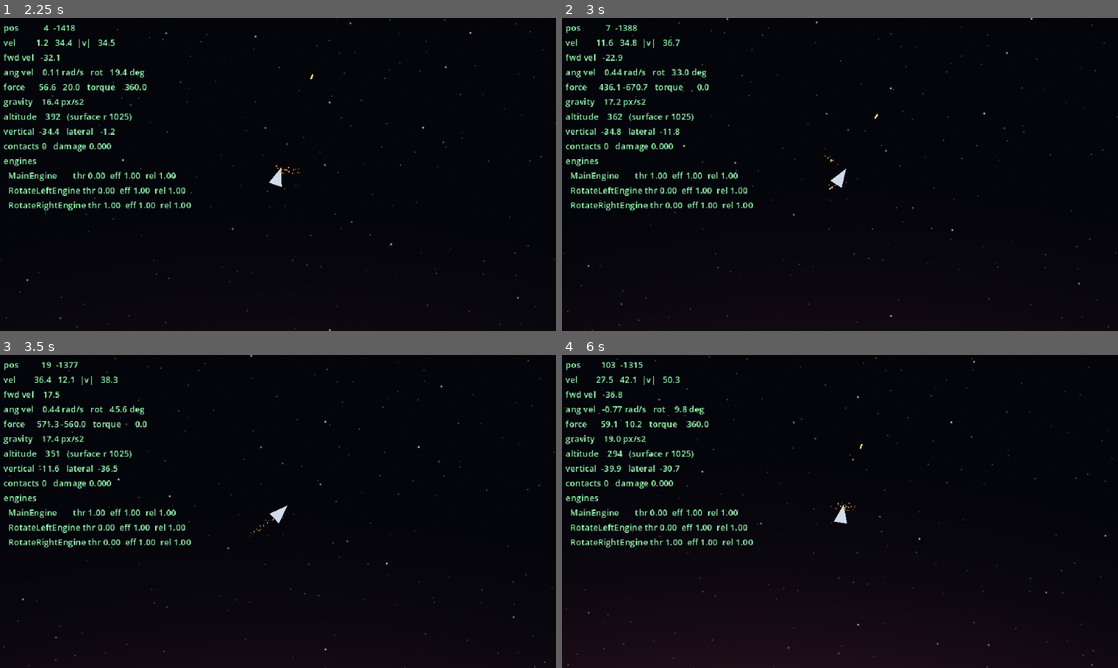
Above: before the commit, frames 1-4 (two rows, left to right).
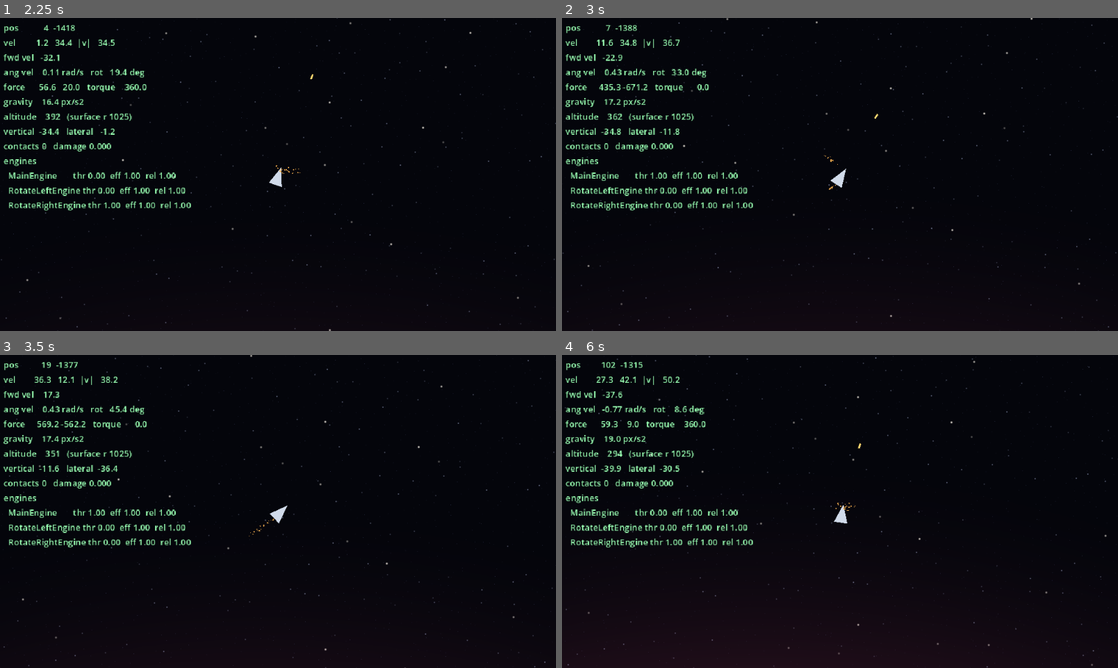
Above: after the commit, the same moments.

Repository: wroniasty/stardust
Game: Godot game, scene res://scenes/world.tscn
The game is run twice, just before and just after one commit, with the same random seed, the same clock (stepped at 60 frames per second) and the same inputs.
Inputs:
- Up to frame 1 (2.25 s): hold D (ship_rotate_right) 0.53-1.28 s; hold Space (ship_fire) 0.53-1.28 s; hold A (ship_rotate_left) 1.28-2.03 s; tap Space (ship_fire) at 1.35 s; hold D (ship_rotate_right) from 2.03 s (still down); hold Space (ship_fire) from 2.03 s (still down)
- Up to frame 2 (3 s): release D (ship_rotate_right) at 2.78 s; release Space (ship_fire) at 2.78 s; hold W (ship_thrust) from 2.78 s (still down); tap Space (ship_fire) at 2.85 s
- Up to frame 3 (3.5 s): keep holding W (ship_thrust)
- Up to frame 4 (6 s): release W (ship_thrust) at 3.53 s; hold Space (ship_fire) 3.53-4.28 s; hold A (ship_rotate_left) 3.53-5.78 s; tap Space (ship_fire) at 4.35, 5.85 s; hold Space (ship_fire) 5.03-5.78 s; hold D (ship_rotate_right) from 5.78 s (still down)

Frame 1 is identical in both runs. In frame 2, less than 0.1% of the frame differs, in the area x 8-16%, y 16-24%; in frame 3, 0.1%; in frame 4, 0.3%, in the area x 8-71%, y 2-59%.

Commit message:
Atmosphere damps rotation too, at half the linear coefficient
Spin was not damped anywhere: the shells only set linear_damp_space_override,
the angular override stayed at its default DISABLED, and the project's default
angular damp is 0. A ship set spinning kept exactly the same rate in the
thickest air as in vacuum. That was an omission, not a decision.

Shells now set angular_damp to half their linear coefficient on the same
3/25/100% profile. Half rather than equal because low over a planet is where
the pilot most needs to point the ship, and the stock rotational engines only
make 60 units of thrust each.

The angular override is set explicitly even though the value would otherwise
come from the default: Area2D.angular_damp defaults to 1.0, so leaving the
override alone parks a very strong damping value on every shell waiting to be
switched on by accident.

Smoke test gained two phases that differ only in air: a ship spun at 2 rad/s
inside the atmosphere slows to 1.766 in one second, the same ship outside it
holds 2.000 exactly. The shell check also asserts every shell damps spin less
than motion and overrides angular damping explicitly. 61 checks pass.

Co-Authored-By: Claude Opus 5 <noreply@anthropic.com>

Diff:
--- a/scripts/planet.gd
+++ b/scripts/planet.gd
@@ -30,6 +30,12 @@
 
 ## Drag of the densest shell at full atmospheric density, as Area2D linear_damp.
 const MAX_ATMOSPHERE_DAMP: float = 2.0
+
+## Angular drag as a fraction of the linear drag on the same shell. Air resists
+## a spin as well as a push, but deliberately less: low over a planet is exactly
+## where the pilot needs to point the ship precisely, and the stock rotational
+## engines only make 60 units of thrust each.
+const ANGULAR_DAMP_RATIO: float = 0.5
 
 @export var planet_seed: int = 0
 
@@ -236,6 +242,11 @@
 	shell.gravity_space_override = Area2D.SPACE_OVERRIDE_DISABLED
 	shell.linear_damp_space_override = Area2D.SPACE_OVERRIDE_COMBINE_REPLACE
 	shell.linear_damp = MAX_ATMOSPHERE_DAMP * atmosphere_density * profile.y
+	# Both overrides are set explicitly. Area2D.angular_damp defaults to 1.0,
+	# so leaving the override alone parks a very strong value on every shell
+	# waiting to be switched on by accident.
+	shell.angular_damp_space_override = Area2D.SPACE_OVERRIDE_COMBINE_REPLACE
+	shell.angular_damp = shell.linear_damp * ANGULAR_DAMP_RATIO
 	# Inner shells are listed last and must win: higher priority is processed
 	# first, and COMBINE_REPLACE then ignores every thinner shell around it.
 	shell.priority = index + 1
--- a/tools/smoke_test.gd
+++ b/tools/smoke_test.gd
@@ -24,6 +24,10 @@
 ## How far above the local ground the landing test drops the ship.
 const DROP_HEIGHT: float = 60.0
 
+## Spin handed to the ship in the two damping phases, in rad/s.
+const SPIN_START: float = 2.0
+const SPIN_TICKS: int = 60
+
 ## Tilt of the dropped ship, so touchdown happens on one corner.
 const LANDING_TILT: float = 0.45
 
@@ -34,7 +38,8 @@
 ## loop like everything else: nodes added from _initialize() are not in the
 ## tree yet, so a planet queried there would still hold its default parameters
 ## instead of the ones _ready() rolls from the seed.
-enum Phase { FIELD, TERRAIN, MAIN_ENGINE, TURN_RIGHT, TURN_LEFT, FREE_FALL, ORBIT, LANDING, WEAPON, DONE }
+enum Phase { FIELD, TERRAIN, MAIN_ENGINE, TURN_RIGHT, TURN_LEFT, FREE_FALL, ORBIT,
+	SPIN_IN_AIR, SPIN_IN_VACUUM, LANDING, WEAPON, DONE }
 
 var _phase: int = Phase.FIELD
 var _ticks: int = 0
@@ -46,6 +51,8 @@
 var _orbit_max: float = 0.0
 var _ground_radius: float = 0.0
 var _landing_deepest: float = 0.0
+var _spin_in_air: float = 0.0
+var _spin_in_vacuum: float = 0.0
 var _peak_rebound: float = 0.0
 var _peak_spin: float = 0.0
 var _touched_down: bool = false
@@ -146,6 +153,17 @@
 			"%s drags harder than the shell above it (%.3f)" % [shell.name, shell.linear_damp],
 		)
 		_expect(shell.priority > previous_priority, "%s outranks the shell above it" % shell.name)
+		# Air must resist a spin, but always less than it resists a push.
+		_expect(
+			shell.angular_damp > 0.0 and shell.angular_damp < shell.linear_damp,
+			"%s damps spin weaker than motion (%.3f vs %.3f)" % [
+				shell.name, shell.angular_damp, shell.linear_damp,
+			],
+		)
+		_expect(
+			shell.angular_damp_space_override == Area2D.SPACE_OVERRIDE_COMBINE_REPLACE,
+			"%s overrides angular damping explicitly" % shell.name,
+		)
 		previous_damp = shell.linear_damp
 		previous_priority = shell.priority
 
@@ -222,6 +240,8 @@
 	match _phase:
 		Phase.FIELD, Phase.TERRAIN:
 			return 1
+		Phase.SPIN_IN_AIR, Phase.SPIN_IN_VACUUM:
+			return SPIN_TICKS
 		Phase.LANDING:
 			return LANDING_TICKS
 		Phase.WEAPON:
@@ -282,6 +302,16 @@
 			_round_container = _ship.projectile_container()
 			_round_container.child_entered_tree.connect(_on_round_spawned)
 			_ship.fire_command = true
+		Phase.SPIN_IN_AIR:
+			# Above the tallest possible mountain but well inside the air, so
+			# the only thing that can slow the spin is drag.
+			_ship.global_position = _planet.global_position + Vector2.UP * (_planet.terrain_ceiling() + 60.0)
+			_ship.angular_velocity = SPIN_START
+		Phase.SPIN_IN_VACUUM:
+			# Outside the atmosphere but still inside the gravity well, so the
+			# two phases differ in air and nothing else.
+			_ship.global_position = _planet.global_position + Vector2.UP * (_planet.surface_radius * 2.5)
+			_ship.angular_velocity = SPIN_START
 		Phase.LANDING:
 			_ground_radius = _find_ground(_planet, -PI * 0.5)
 			_ship.global_position = _planet.global_position + Vector2.UP * (_ground_radius + DROP_HEIGHT)
@@ -341,6 +371,28 @@
 					_elapsed, drift * 100.0, _orbit_min, _orbit_max,
 				],
 			)
+		Phase.SPIN_IN_AIR:
+			_spin_in_air = _ship.angular_velocity
+			_expect(
+				_planet.altitude_at(_ship.global_position) < _planet.atmosphere_height,
+				"the spinning ship is inside the atmosphere",
+			)
+			_expect(
+				_spin_in_air < SPIN_START * 0.95,
+				"air slows a spin (%.3f -> %.3f rad/s in %.1f s)" % [SPIN_START, _spin_in_air, _elapsed],
+			)
+		Phase.SPIN_IN_VACUUM:
+			_spin_in_vacuum = _ship.angular_velocity
+			_expect(
+				is_equal_approx(_spin_in_vacuum, SPIN_START),
+				"vacuum leaves a spin alone (%.3f rad/s)" % _spin_in_vacuum,
+			)
+			# The point of the whole feature: the difference is the air, and the
+			# ship must still turn more freely than it decelerates.
+			_expect(
+				_spin_in_air < _spin_in_vacuum,
+				"the same ship keeps its spin longer in vacuum than in air",
+			)
 		Phase.LANDING:
 			var resting: float = _ship.global_position.distance_to(_planet.global_position)
 			_expect(
Not shown, changed: IDEAS.md
